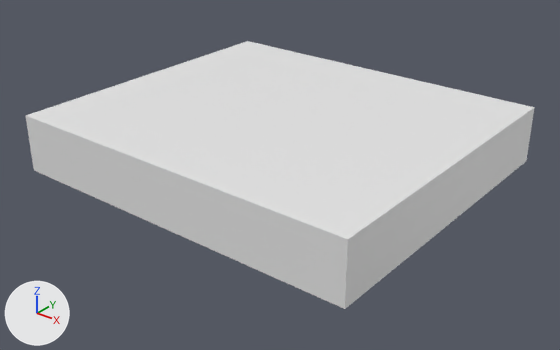
A saved change to the glTF model src/web/poke-web/public/assets/3d/storage/binder_closed.glb.
Rendered twice from a 50 mm camera at (0.377, -0.476, 0.285) aimed at (0.007, -0.013, -0.002). Every picture has the same lights, and +X, +Y and +Z are marked at lower left. The first picture is the older version. Vertices at exactly the same position are counted once.

In view in the first picture: 'PK_binder_closed'.
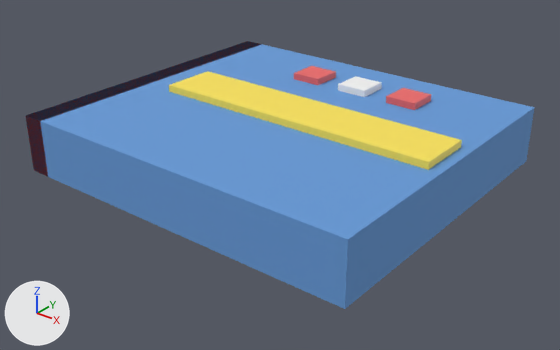
The change, as a diff of the scene's bpy script:
```diff
--- a/src/web/poke-web/public/assets/3d/storage/binder_closed.glb.py
+++ b/src/web/poke-web/public/assets/3d/storage/binder_closed.glb.py
@@ mat_pk_binderwhite @@
+mat_pk_binderwhite = principled_material('PK_BinderWhite')
+mat_pk_binderwhite.base_color = (0.92, 0.92, 0.92)  # white #f6f6f6
+mat_pk_binderwhite.roughness = 0.6
@@ mat_pk_binderyellow @@
+mat_pk_binderyellow = principled_material('PK_BinderYellow')
+mat_pk_binderyellow.base_color = (0.98, 0.78, 0.1)  # yellow #fde559
+mat_pk_binderyellow.roughness = 0.6
@@ mat_pk_binderred @@
+mat_pk_binderred = principled_material('PK_BinderRed')
+mat_pk_binderred.base_color = (0.85, 0.14, 0.14)  # red #ed6969
+mat_pk_binderred.roughness = 0.6
@@ mat_pk_binderblue @@
+mat_pk_binderblue = principled_material('PK_BinderBlue')
+mat_pk_binderblue.base_color = (0.13, 0.32, 0.68)  # blue #6599d7
+mat_pk_binderblue.roughness = 0.85
@@ me_pk_binder_closed_mesh @@
 # used by ob_pk_binder_closed; location = (0.0, 0.0, 0.025)
-me_pk_binder_closed_mesh.from_pydata(...)  # 8 vertices, 12 faces; spans x -0.16..0.16, y -0.14..0.14, z -0.025..0.025
+me_pk_binder_closed_mesh.from_pydata(...)  # 48 vertices, 72 faces; spans x -0.16..0.16, y -0.14..0.14, z -0.025..0.031
+# me_pk_binder_closed_mesh part 1: a new loose piece, a box spanning x -0.16..-0.14, y -0.14..0.14, z -0.025..0.025, in mat_pk_binderred (red #ed6969)
+# me_pk_binder_closed_mesh part 2: a new loose piece, a box spanning x -0.044..-0.016, y 0.071..0.099, z 0.025..0.031, in mat_pk_binderred (red #ed6969)
+# me_pk_binder_closed_mesh part 3: a new loose piece, a box spanning x 0.056..0.084, y 0.071..0.099, z 0.025..0.031, in mat_pk_binderred (red #ed6969)
+# me_pk_binder_closed_mesh part 4: a new loose piece, a box spanning x -0.11..0.15, y -0.025..0.025, z 0.025..0.031, in mat_pk_binderyellow (yellow #fde559)
+# me_pk_binder_closed_mesh part 5: a new loose piece, a box spanning x 0.006..0.034, y 0.071..0.099, z 0.025..0.031, in mat_pk_binderwhite (white #f6f6f6)
+# me_pk_binder_closed_mesh part 6: 12 faces spanning x -0.16..0.16, y -0.14..0.14, z -0.025..0.025 switch from mat_pk_binder (white #e7e7e7) to mat_pk_binderblue (blue #6599d7)
+me_pk_binder_closed_mesh.materials.append(mat_pk_binderred)  # red #ed6969
+me_pk_binder_closed_mesh.materials.append(mat_pk_binderyellow)  # yellow #fde559
+me_pk_binder_closed_mesh.materials.append(mat_pk_binderwhite)  # white #f6f6f6
```

What differs and where, as boxes [x1, y1, x2, y2] in the pictures (560 x 350 px):
part 1 of me_pk_binder_closed_mesh, added: after [26, 41, 262, 176]
part 2 of me_pk_binder_closed_mesh, added (red): after [294, 66, 336, 85]
part 3 of me_pk_binder_closed_mesh, added (red): after [386, 88, 431, 110]
part 4 of me_pk_binder_closed_mesh, added (yellow): after [169, 71, 462, 170]
part 5 of me_pk_binder_closed_mesh, added: after [338, 76, 382, 97]
part 6 of me_pk_binder_closed_mesh, recoloured (white to blue): [26, 41, 535, 309] in both
